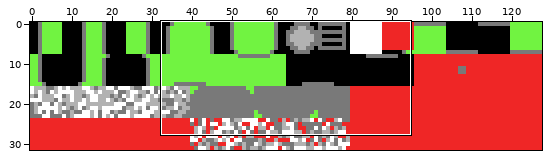
Pixel-art file -- images/tv.aseprite. The first picture is a wide view before the edit; the outline marks the close-up.
Close-up. Before:
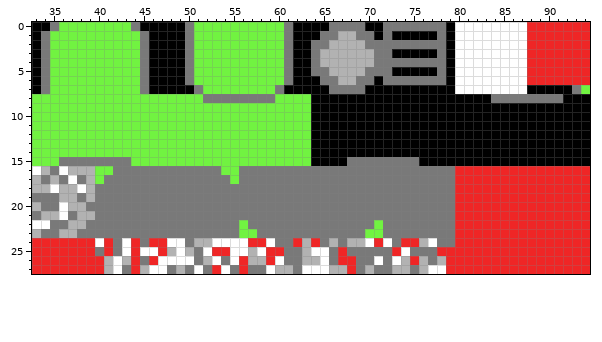
128x32 pixels, 1 frame. Shown: x 33..94, y 0..27.
And afterwards:
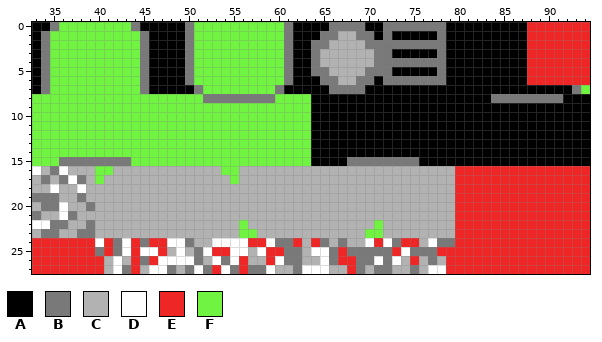
Palette (. is transparent): A #000000  B #797979  C #b2b2b2  D #ffffff  E #ef2626  F #71f341
What changed:
y 0..7: x 80..87 DDDDDDDD -> AAAAAAAA
y 16: x 42..53 BBBBBBBBBBBB -> CCCCCCCCCCCC; x 56..79 BBBBBBBBBBBBBBBBBBBBBBBB -> CCCCCCCCCCCCCCCCCCCCCCCC
y 17: x 41..54 BBBBBBBBBBBBBB -> CCCCCCCCCCCCCC; x 56..79 BBBBBBBBBBBBBBBBBBBBBBBB -> CCCCCCCCCCCCCCCCCCCCCCCC
y 18..21: x 40..79 BBBBBBBBBBBBBBBBBBBBBBBBBBBBBBBBBBBBBBBB -> CCCCCCCCCCCCCCCCCCCCCCCCCCCCCCCCCCCCCCCC
y 22: x 40..55 BBBBBBBBBBBBBBBB -> CCCCCCCCCCCCCCCC; x 57..70 BBBBBBBBBBBBBB -> CCCCCCCCCCCCCC; x 72..79 BBBBBBBB -> CCCCCCCC
y 23: x 40..55 BBBBBBBBBBBBBBBB -> CCCCCCCCCCCCCCCC; x 58..69 BBBBBBBBBBBB -> CCCCCCCCCCCC; x 72..79 BBBBBBBB -> CCCCCCCC
Where, in picture pixels (left, top, right, bottom), the same in both close-ups:
changed: (455, 22, 527, 94)
changed: (95, 166, 455, 238)
